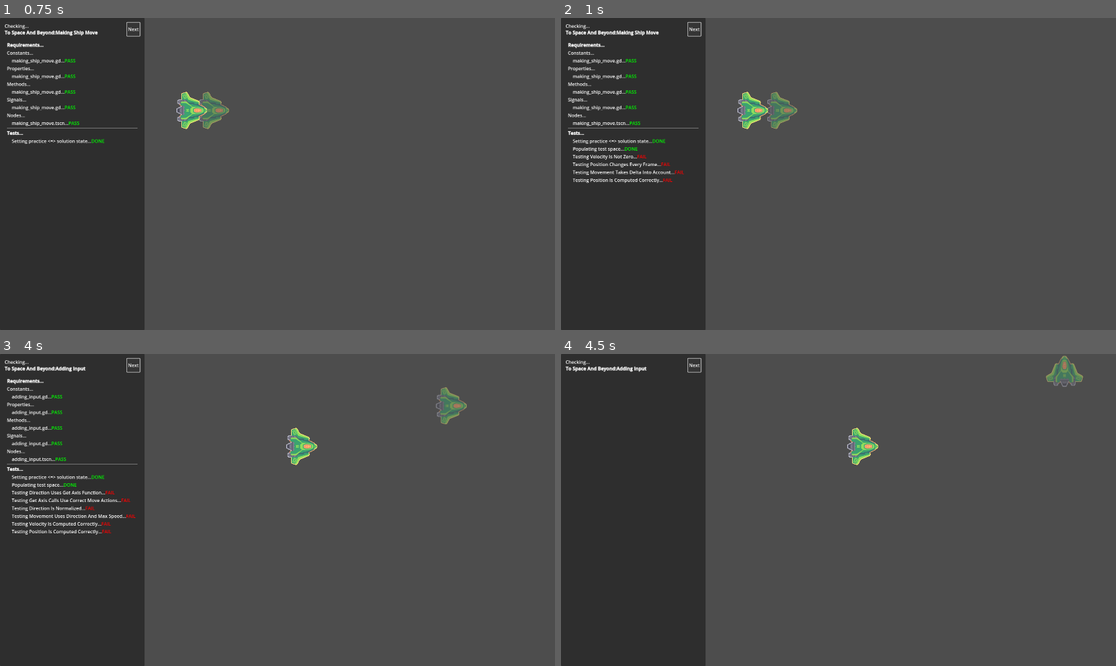
Above: before the commit, frames 1-4 (two rows, left to right).
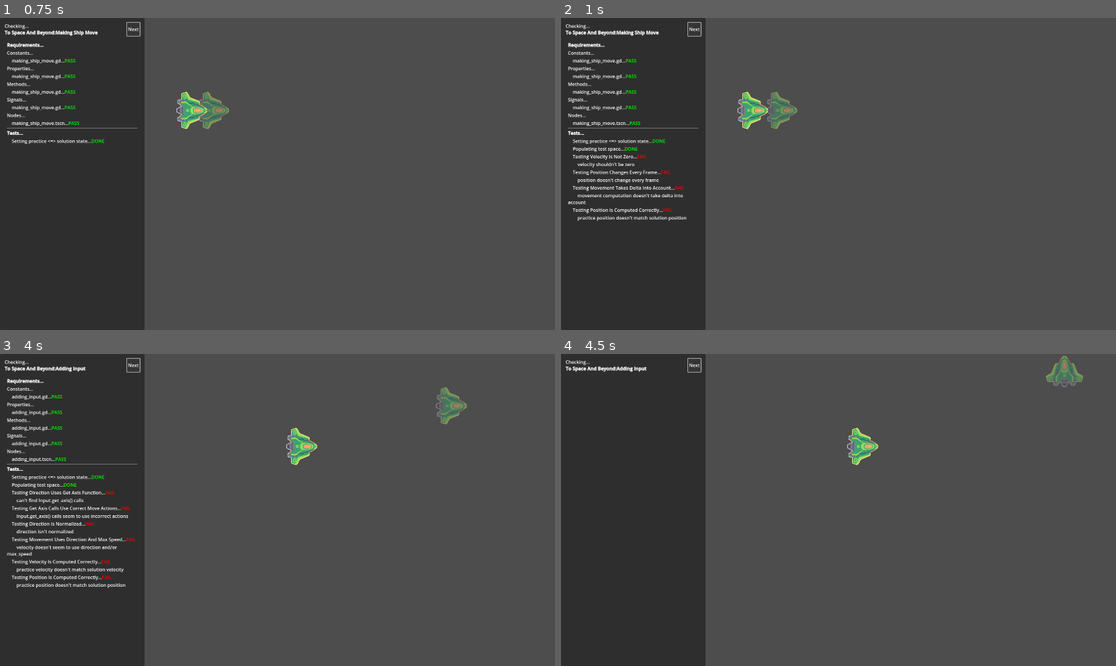
Above: after the commit, the same moments.

Repository: GDQuest/GDPractice
Game: Godot game, scene res://main.tscn
The game is run twice, just before and just after one commit, with the same random seed, the same clock (stepped at 60 frames per second) and the same inputs.
Inputs:
- Up to frame 1 (0.75 s): click "Next" at 0.5 s
- Up to frame 2 (1 s): no input
- Up to frame 3 (4 s): click "Next" at 1.25 s; hold D (move_right) 2.03-2.78 s; tap Space (boost) at 2.1, 2.85, 3.6 s; hold S (move_down) 2.78-3.53 s; hold D (move_right) from 3.53 s (still down)
- Up to frame 4 (4.5 s): release D (move_right) at 4.28 s; hold W (move_up) from 4.28 s (still down); tap Space (boost) at 4.35 s

Frame 1 is identical in both runs. In frame 2, 0.9% of the frame differs, in the area x 1-23%, y 46-66%; in frame 3, 1.6%, in the area x 1-25%, y 46-76%; in frame 4, nothing differs.

Commit message:
improvement: return `String` instead of `bool` for tests

Diff:
--- a/solutions/adding_input/adding_input_test.gd
+++ b/solutions/adding_input/adding_input_test.gd
@@ -1,13 +1,13 @@
 extends Test
 
 
-func setup_state() -> void:
+func _setup_state() -> void:
 	_solution.max_speed = _practice.max_speed
 	_solution.velocity = _practice.velocity
 	_solution.direction = _practice.direction
 
 
-func setup_populate_test_space() -> void:
+func _setup_populate_test_space() -> void:
 	var actionss := [
 		["move_left"],
 		["move_right"],
@@ -21,12 +21,12 @@
 	for actions in actionss:
 		for action in actions:
 			Input.action_press(action)
-		await _connect_timed(0.3, get_tree().process_frame, populate_test_space)
+		await _connect_timed(0.3, get_tree().process_frame, _populate_test_space)
 		for action in actions:
 			Input.action_release(action)
 
 
-func populate_test_space() -> void:
+func _populate_test_space() -> void:
 	_test_space.append({
 		practice = {
 			direction = _practice.direction,
@@ -45,48 +45,54 @@
 	})
 
 
-func test_direction_uses_get_axis_function() -> bool:
-	return _matches_code_line(['direction=Vector2(Input.get_axis(*),Input.get_axis(*))'])
+func _test_direction_uses_get_axis_function() -> String:
+	if not _is_code_line_match(['direction=Vector2(Input.get_axis(*),Input.get_axis(*))']):
+		return "can't find [code]Input.get_axis()[/code] calls"
+	return ""
 
 
-func test_get_axis_calls_use_correct_move_actions() -> bool:
+func _test_get_axis_calls_use_correct_move_actions() -> String:
 	var fail_predicate := func(x: Dictionary, y: Dictionary) -> bool:
 		return (
 			sign(x.direction.x) != sign(y.practice.velocity.x)
 			or sign(x.direction.y) != sign(y.practice.velocity.y)
 		)
-	return _test_sliding_window(fail_predicate)
+	if not _is_sliding_window_pass(fail_predicate):
+		return "[code]Input.get_axis()[/code] calls seem to use incorrect actions"
+	return ""
 
 
-func test_direction_is_normalized() -> bool:
-	return _test_space.all(
-		func(x: Dictionary) -> bool:
-			return (
-				not x.practice.direction.is_zero_approx()
-				and x.practice.direction.is_equal_approx(x.practice.direction.normalized())
-			)
-	)
+func _test_direction_is_normalized() -> String:
+	var predicate := func(x: Dictionary) -> bool:
+		return (
+			not x.practice.direction.is_zero_approx()
+			and x.practice.direction.is_equal_approx(x.practice.direction.normalized())
+		)
+	if not _test_space.all(predicate):
+		return "direction isn't normalized"
+	return ""
 
 
-func test_movement_uses_direction_and_max_speed() -> bool:
-	return _test_space.all(
-		func(x: Dictionary) -> bool:
-			return (
-				is_equal_approx(x.practice.velocity.length(), _practice.max_speed)
-				and x.practice.velocity.is_equal_approx(_practice.max_speed * x.practice.direction)
-			)
-	)
+func _test_movement_uses_direction_and_max_speed() -> String:
+	var predicate := func(x: Dictionary) -> bool:
+		return (
+			is_equal_approx(x.practice.velocity.length(), _practice.max_speed)
+			and x.practice.velocity.is_equal_approx(_practice.max_speed * x.practice.direction)
+		)
+	if not _test_space.all(predicate):
+		return "velocity doesn't seem to use [code]direction[/code] and/or [code]max_speed[/code]"
+	return ""
 
 
-func test_velocity_is_computed_correctly() -> bool:
-	return _test_space.all(
-		func(x: Dictionary) -> bool:
-			return x.practice.velocity == x.solution.velocity
-	)
+func _test_velocity_is_computed_correctly() -> String:
+	var predicate := func(x: Dictionary) -> bool: return x.practice.velocity == x.solution.velocity
+	if not _test_space.all(predicate):
+		return "practice velocity doesn't match solution velocity"
+	return ""
 
 
-func test_position_is_computed_correctly() -> bool:
-	return _test_space.all(
-		func(x: Dictionary) -> bool:
-			return x.practice.position == x.solution.position
-	)
+func _test_position_is_computed_correctly() -> String:
+	var predicate := func(x: Dictionary) -> bool: return x.practice.position == x.solution.position
+	if not _test_space.all(predicate):
+		return "practice position doesn't match solution position"
+	return ""
--- a/solutions/making_ship_move/making_ship_move_test.gd
+++ b/solutions/making_ship_move/making_ship_move_test.gd
@@ -1,16 +1,16 @@
 extends Test
 
 
-func setup_state() -> void:
+func _setup_state() -> void:
 	if not _practice.velocity.is_zero_approx():
 		_solution.velocity = _practice.velocity
 
 
-func setup_populate_test_space() -> void:
-	await _connect_timed(1.0, get_tree().process_frame, populate_test_space)
+func _setup_populate_test_space() -> void:
+	await _connect_timed(1.0, get_tree().process_frame, _populate_test_space)
 
 
-func populate_test_space() -> void:
+func _populate_test_space() -> void:
 	_test_space.append({
 		practice_position = _practice.position,
 		solution_position = _solution.position,
@@ -18,21 +18,34 @@
 	})
 
 
-func test_velocity_is_not_zero() -> bool:
-	return not _practice.velocity.is_zero_approx()
+func _test_velocity_is_not_zero() -> String:
+	if _practice.velocity.is_zero_approx():
+		return "velocity shouldn't be zero"
+	return ""
 
 
-func test_position_changes_every_frame() -> bool:
+func _test_position_changes_every_frame() -> String:
 	var fail_predicate := func(x: Dictionary, y: Dictionary) -> bool:
 		return x.practice_position.is_equal_approx(y.practice_position)
-	return _test_sliding_window(fail_predicate)
+	if not _is_sliding_window_pass(fail_predicate):
+		return "position doesn't change every frame"
+	return ""
 
 
-func test_movement_takes_delta_into_account() -> bool:
+func _test_movement_takes_delta_into_account() -> String:
 	var fail_predicate := func(x: Dictionary, y: Dictionary) -> bool:
-		return not is_zero_approx(y.practice_position.distance_to(x.practice_position) / _practice.velocity.length() - x.delta)
-	return _test_sliding_window(fail_predicate)
+		return not is_zero_approx(
+			y.practice_position.distance_to(x.practice_position)
+			/ _practice.velocity.length()
+			- x.delta
+		)
+	if not _is_sliding_window_pass(fail_predicate):
+		return "movement computation doesn't take delta into account"
+	return ""
 
 
-func test_position_is_computed_correctly() -> bool:
-	return _test_space.all(func(x: Dictionary) -> bool: return x.practice_position == x.solution_position)
+func _test_position_is_computed_correctly() -> String:
+	var predicate := func(x: Dictionary) -> bool: return x.practice_position == x.solution_position
+	if not _test_space.all(predicate):
+		return "practice position doesn't match solution position"
+	return ""
--- a/solutions/test.gd
+++ b/solutions/test.gd
@@ -2,7 +2,7 @@
 ## with the solution.
 class_name Test extends Node
 
-const PREFIX := "test_"
+const PREFIX := "_test_"
 const COMMENT_REGEX := "#.*$"
 
 ## Used to store [b]practice[/b] and [b]solution[/b] as well as any needed extra data for
@@ -18,12 +18,12 @@
 
 
 ## Sets up references to the practice and solution scenes and awaits: [br]
-## - [i]virtual[/i] [method setup_state]: to update the solution state based on the practice
+## - [i]virtual[/i] [method _setup_state]: to update the solution state based on the practice
 ## initial conditions. [br]
-## - [i]virtual[/i] [method setup_populate_test_space]: to acquire state for comparisson between
+## - [i]virtual[/i] [method _setup_populate_test_space]: to acquire state for comparisson between
 ## practice and solution scenes.
 ##
-## These [code]setup_*()[/code] methods are helpers for breaking the tasks into smaller chunks.
+## These [code]_setup_*()[/code] methods are helpers for breaking the tasks into smaller chunks.
 func setup(practice: Node, solution: Node) -> void:
 	_practice = practice
 	_solution = solution
@@ -31,43 +31,36 @@
 
 	Logger.add_separator()
 	Logger.log("[b]Tests...[/b]")
-	await setup_state()
+	await _setup_state()
 	Logger.log("\tSetting practice <=> solution state...[color=green]DONE[/color]")
-	await setup_populate_test_space()
+	await _setup_populate_test_space()
 	Logger.log("\tPopulating test space...[color=green]DONE[/color]")
-
-
-## Assign here the [b]practice[/b] state to the [b]solution[/b] state so they both start with the
-## same initial conditions.
-func setup_state() -> void:
-	pass
-
-
-## Acquire both [b]practice[/b] and [b]solution[/b] state data for test validation.
-func setup_populate_test_space() -> void:
-	pass
 
 
 ## Runs all functions following this pattern: [code]test_*()[/code].
 func run() -> void:
 	_test_space = _test_space.slice(1)
 	for d in get_method_list().filter(func(x: Dictionary) -> bool: return x.name.begins_with(PREFIX)):
-		var has_passed: bool = await call(d.name)
+		var passed_status: String = await call(d.name)
+#		var has_passed: bool = await call(d.name)
 		Logger.log("\tTesting %s...%s" % [
 			d.name.trim_prefix(PREFIX).capitalize(),
-			"[color=%s]%s[/color]" % (["green", "PASS"] if has_passed else ["red", "FAIL"])
+			"[color=%s]%s[/color]" % (["green", "PASS"] if passed_status.is_empty() else ["red", "FAIL"])
 		])
+		if passed_status != "":
+			Logger.log("\t\t%s" % passed_status)
 
 
-## Returns [code]true[/code] if a line in the input [code]code[/code] matches one of the
-## [param target_lines]. Uses [method String.match] to match lines, so you can use
-## [code]?[/code] and [code]*[/code] in [param target_lines].
-func _matches_code_line(target_lines: Array) -> bool:
-	for line in _practice_code:
-		for match_pattern in target_lines:
-			if line.match(match_pattern):
-				return true
-	return false
+## Assign here the [b]practice[/b] state to the [b]solution[/b] state so they both start with the
+## same initial conditions.
+func _setup_state() -> void:
+	pass
+
+
+## Acquire both [b]practice[/b] and [b]solution[/b] state data for test validation.
+func _setup_populate_test_space() -> void:
+	pass
+
 
 ## Connects [param callback] to [param sig] signal for the given amount of [param time] by waiting
 ## for [signal SceneTreeTimer.timeout] and disconnecting at the end.
@@ -77,13 +70,24 @@
 	sig.disconnect(callback)
 
 
+## Returns [code]true[/code] if a line in the input [code]code[/code] matches one of the
+## [param target_lines]. Uses [method String.match] to match lines, so you can use
+## [code]?[/code] and [code]*[/code] in [param target_lines].
+func _is_code_line_match(target_lines: Array) -> bool:
+	for line in _practice_code:
+		for match_pattern in target_lines:
+			if line.match(match_pattern):
+				return true
+	return false
+
+
 ## Retruns [code]true[/code] if the [param fail_predicate] [Callable] is [code]true[/code] for all
 ## pairs of consecutive items in [member _test_space]. Otherwise it returns [code]false[/code]. [br]
 ## [br]
 ## Parameters: [br]
 ## - [param fail_predicate] is a [Callable] that expects a pair of parameters fed from
 ## [member _test_space].
-func _test_sliding_window(fail_predicate: Callable) -> bool:
+func _is_sliding_window_pass(fail_predicate: Callable) -> bool:
 	var result := true
 	var x: Dictionary = _test_space[0]
 	for y in _test_space.slice(1):
